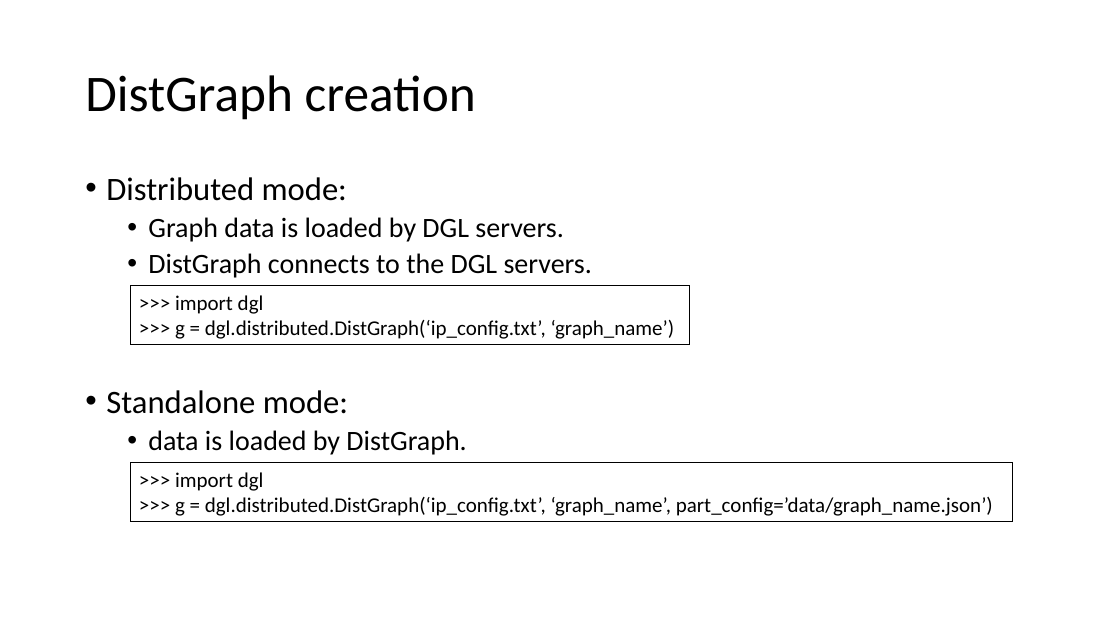
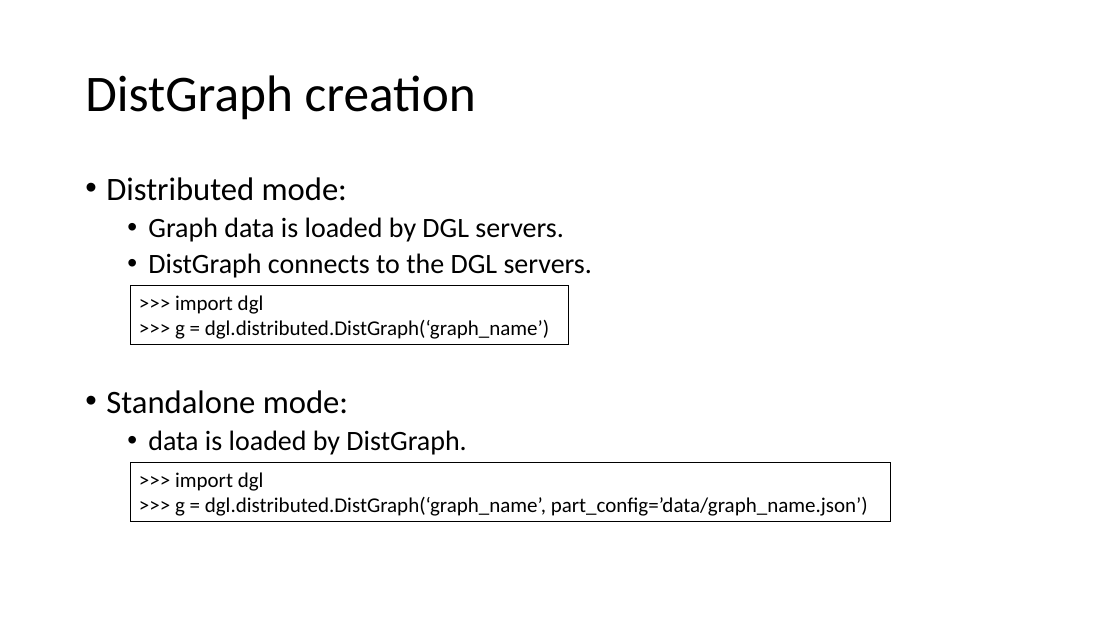
Before and after one commit to dglai/KDD20-Hands-on-Tutorial, a slide deck: slide 13 of 5-distributed/distributed training tutorial.pptx. Drawn at 1120x630 pixels with LibreOffice and Linux fonts; fonts in the diff are those of the drawing. Boxes give left, top, right and bottom in pixels: in the first picture for what was removed or moved away, otherwise in the second. Text is boxed around its words. In the diff, an @@ line names an element or a change of style, - is before the commit and + after.

Commit message:
update slides.

```diff
--- a/5-distributed/distributed training tutorial.pptx
+++ b/5-distributed/distributed training tutorial.pptx
@@ rectangle ">>> import dgl": place and size @@
-rectangle ">>> import dgl" at box(131, 286, 691, 345)
+rectangle ">>> import dgl" at box(131, 286, 569, 345)
@@ text in rectangle at box(175, 320, 549, 339): text changed @@
->>> g = dgl.distributed.DistGraph(‘ip_config.txt’, ‘graph_name’)
+>>> g = dgl.distributed.DistGraph(‘graph_name’)
@@ rectangle ">>> import dgl": place and size @@
-rectangle ">>> import dgl" at box(131, 462, 1013, 522)
+rectangle ">>> import dgl" at box(131, 462, 891, 522)
@@ text in rectangle at box(175, 497, 868, 516): text changed @@
->>> g = dgl.distributed.DistGraph(‘ip_config.txt’, ‘graph_name’, part_config=’data/graph_name.json’)
+>>> g = dgl.distributed.DistGraph(‘graph_name’, part_config=’data/graph_name.json’)
```
Also in this commit, not shown: 7 other slides changed.
